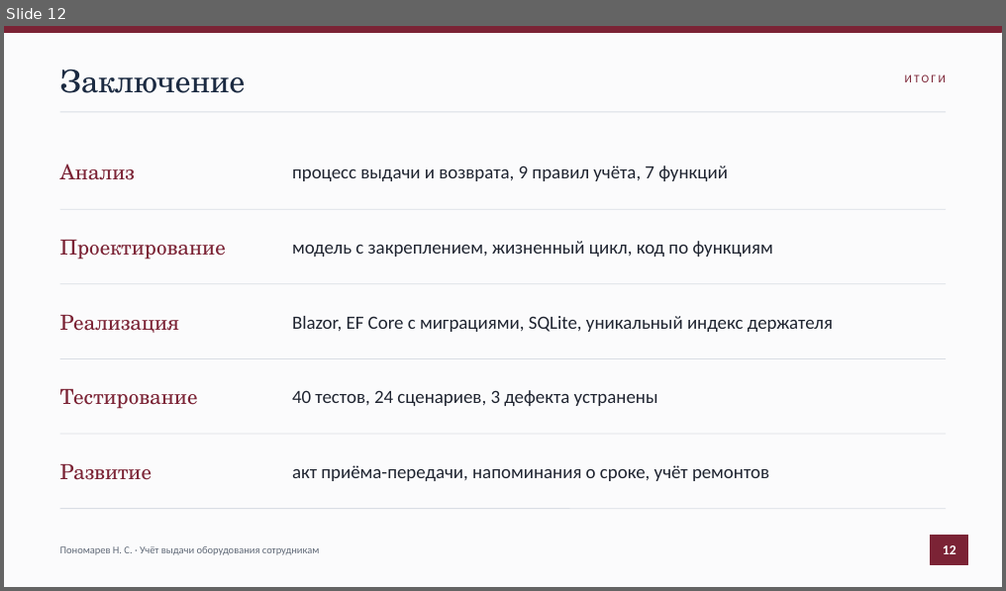
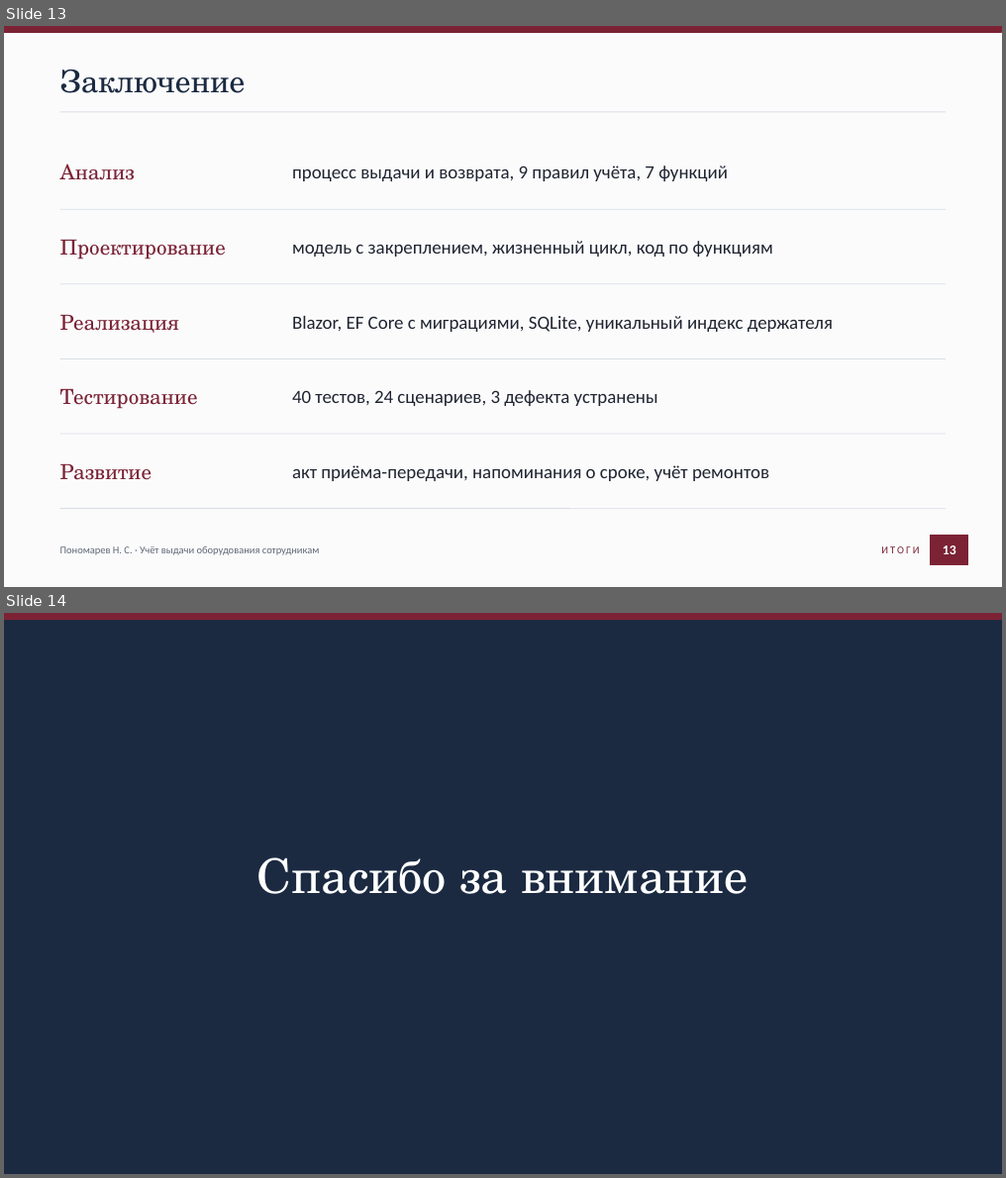
Before and after one commit to Black287234/KP-Nek, a slide deck: docs/Презентация.pptx. Shown one above the other, each under a label of ours: slide 12 before the commit, slides 13 and 14 after it. The pictures are 1006x591 and 1006x1178 pixels, drawn with LibreOffice and Linux fonts; fonts in the diff are those of the drawing. Boxes give left, top, right and bottom in pixels: in the first picture for what was removed or moved away, otherwise in the second. Text is boxed around its words. In the diff, an @@ line names an element or a change of style, - is before the commit and + after.

```diff
--- a/docs/Презентация.pptx
+++ b/docs/Презентация.pptx
@@ slide 14 added at [4,613,1002,1174], background #1B2A41 @@
@@ rectangle added at [4,613,1002,619], fill #7B2335, outline #7B2335 1 pt @@
@@ text added at [257,858,748,894], 46 pt, text #FFFFFF @@
+Спасибо за внимание
@@ what was slide 12 is now slide 13 @@
@@ slide 13 changed as well @@
@@ text "ИТОГИ": place and size @@
-text "ИТОГИ" at [905,75,945,82]
+text "ИТОГИ" at [881,547,919,554]
@@ text "ИТОГИ" at [881,547,919,554]: size 11 to 10 pt @@
```
Also in this commit, not shown: 10 other slides changed, 1 other slide added, 1 slide removed, 15 other files.
